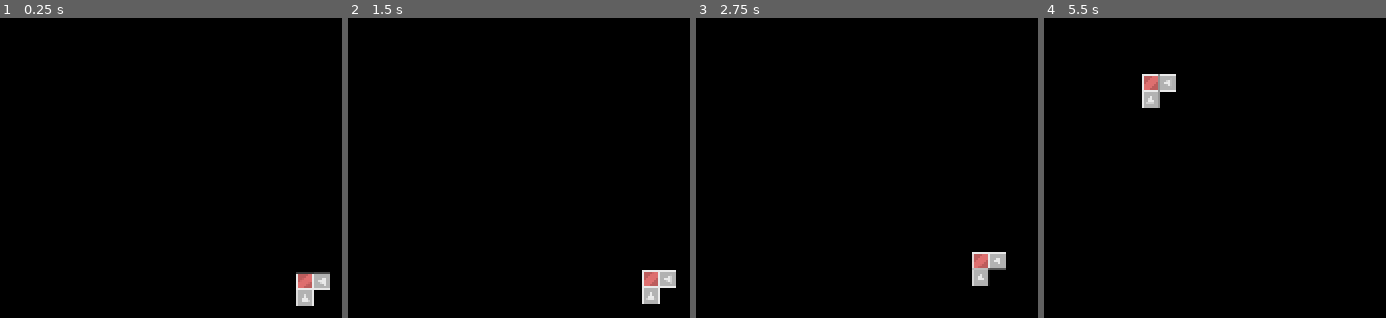
Above: before the commit, frames 1-4 (left to right).
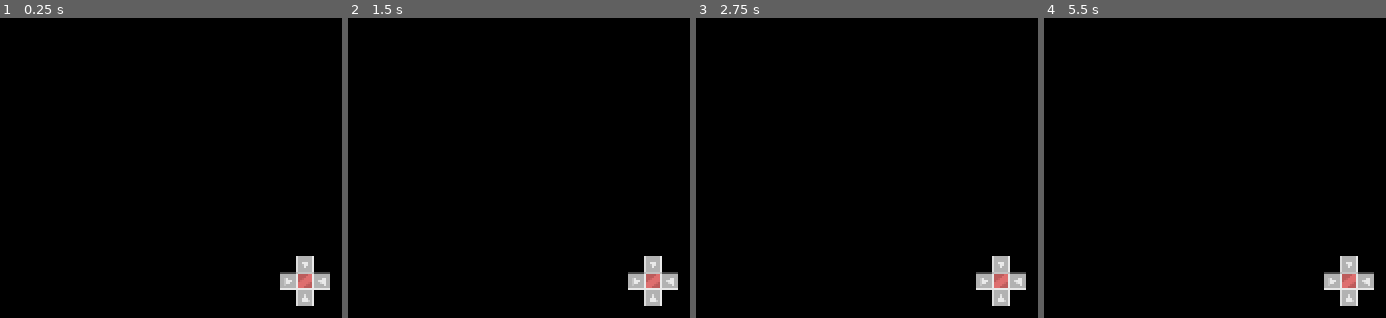
Above: after the commit, the same moments.

Repository: lucasericsson222/ModularSpaceships
Game: Godot game, scene res://Space.tscn
Same seed, same stepped clock (60 frames per second), same inputs: the game is played once before the commit and once after it.
Inputs (mouse positions are in pixels of both pictures, inside the frame that each line leads up to):
- Up to frame 1 (0.25 s): no input
- Up to frame 2 (1.5 s): tap Enter at 0.5 s; move the mouse to (outside the picture) at 0.52 s; hold Up (ui_up) 0.53-1.28 s; click (outside the picture) at 0.67 s; tap Space at 1.25 s; move the mouse to (outside the picture) at 1.27 s; click (outside the picture) at 1.42 s
- Up to frame 3 (2.75 s): move the mouse to (outside the picture) at 2.02 s; hold Up (ui_up) from 2.03 s (still down); click (outside the picture) at 2.17 s
- Up to frame 4 (5.5 s): tap Enter at 2.75 s; move the mouse to (outside the picture) at 2.77 s; click (outside the picture) at 2.92 s; tap Space at 3.5 s; move the mouse to (outside the picture) at 3.52 s; release Up (ui_up) at 3.53 s; click (outside the picture) at 3.67 s; move the mouse to (outside the picture) at 4.27 s; click (outside the picture) at 4.42 s; move the mouse to (outside the picture) at 5.02 s; click (outside the picture) at 5.17 s

The runs differ from the first frame. In frame 1, 0.6% of the frame differs, in the area x 81-92%, y 79-91%; in frame 2, 1.2%; in frame 3, 1.7%; in frame 4, 2.3%, in the area x 28-97%, y 18-96%.

Commit message:
Thruster code all working!
Maybe change apply_impulse to add_force later?

Diff:
--- a/SpaceshipModule/Core/Core.tscn
+++ b/SpaceshipModule/Core/Core.tscn
@@ -15,8 +15,16 @@
 position = Vector2( 0, 60 )
 
 [node name="Thruster2" parent="." instance=ExtResource( 3 )]
+position = Vector2( -60, 0 )
+rotation = 1.5708
+
+[node name="Thruster3" parent="." instance=ExtResource( 3 )]
 position = Vector2( 60, 0 )
-rotation = 4.71239
+rotation = -1.5708
+
+[node name="Thruster4" parent="." instance=ExtResource( 3 )]
+position = Vector2( 0, -60 )
+rotation = 3.14159
 
 [node name="CollisionShape2D" type="CollisionShape2D" parent="."]
 z_index = 2
--- a/SpaceshipModule/Thruster/Thruster.gd
+++ b/SpaceshipModule/Thruster/Thruster.gd
@@ -1,11 +1,37 @@
 extends SpaceshipModule
 
 export var myposition = Vector2(0,0)
+var checkingForInput = false
+var thrustersOn = false
+
+func _ready():
+	InputMap.add_action("Thruster" + String(get_instance_id()))
+
 
 func _physics_process(delta):
-	if Input.is_action_pressed("ui_up"):
 
-		var impulse_strength = 1
+	if Input.is_action_pressed("Thruster" + String(get_instance_id())):
+		$CPUParticles2D.emitting = true
+		var impulse_strength = 2
 		var angle = global_rotation - PI/2
 		myposition = $ThrustPosition.global_position - get_parent().position
-		get_parent().add_force(myposition, Vector2(cos(angle), sin(angle)) * impulse_strength)
+		get_parent().apply_impulse(myposition, Vector2(cos(angle), sin(angle)) * impulse_strength)
+
+	else:
+		$CPUParticles2D.emitting = false
+func _unhandled_key_input(event):
+	if checkingForInput:
+		InputMap.action_erase_events("Thruster" + String(get_instance_id()))
+		InputMap.action_add_event("Thruster" + String(get_instance_id()), event)
+		print(event.as_text())
+		print(InputMap.get_actions())
+		checkingForInput = false
+
+func _on_Area2D_input_event(viewport, event, shape_idx):
+	if event is InputEventMouseButton \
+	and event.button_index == BUTTON_LEFT \
+	and event.is_pressed():
+		self.on_click()
+
+func on_click():
+	checkingForInput = true
--- a/SpaceshipModule/Thruster/Thruster.tscn
+++ b/SpaceshipModule/Thruster/Thruster.tscn
@@ -1,10 +1,17 @@
-[gd_scene load_steps=4 format=2]
+[gd_scene load_steps=6 format=2]
 
 [ext_resource path="res://SpaceshipModule/Thruster/Thruster.gd" type="Script" id=1]
 [ext_resource path="res://SpaceshipModule/Thruster/Sprites/thruster.png" type="Texture" id=2]
 
 [sub_resource type="RectangleShape2D" id=1]
 extents = Vector2( 30, 30 )
+
+[sub_resource type="RectangleShape2D" id=2]
+extents = Vector2( 30, 30 )
+
+[sub_resource type="Gradient" id=3]
+offsets = PoolRealArray( 0.00328947, 0.993421 )
+colors = PoolColorArray( 0.627451, 0.627451, 0.627451, 1, 1, 1, 1, 0 )
 
 [node name="Thruster" type="CollisionShape2D"]
 z_index = 1
@@ -17,3 +24,28 @@
 
 [node name="ThrustPosition" type="Position2D" parent="."]
 position = Vector2( 0, 30 )
+
+[node name="Area2D" type="Area2D" parent="."]
+
+[node name="CollisionShape2D" type="CollisionShape2D" parent="Area2D"]
+shape = SubResource( 2 )
+
+[node name="CPUParticles2D" type="CPUParticles2D" parent="."]
+position = Vector2( 0.411682, 30.259 )
+rotation = 1.41895
+amount = 40
+lifetime = 2.0
+emission_shape = 2
+emission_rect_extents = Vector2( 1, 1 )
+spread = 21.77
+gravity = Vector2( 0, 0 )
+initial_velocity = 75.27
+angle = 356.1
+angle_random = 1.0
+scale_amount = 44.01
+scale_amount_random = 0.71
+color_ramp = SubResource( 3 )
+hue_variation = 0.1
+hue_variation_random = 1.0
+
+[connection signal="input_event" from="Area2D" to="." method="_on_Area2D_input_event"]
